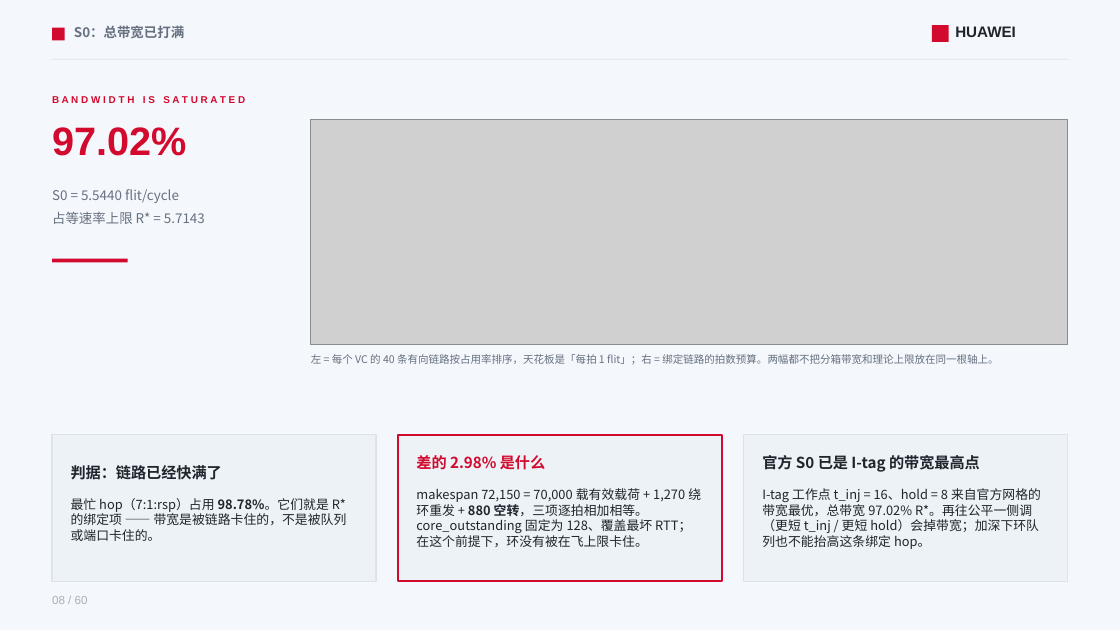
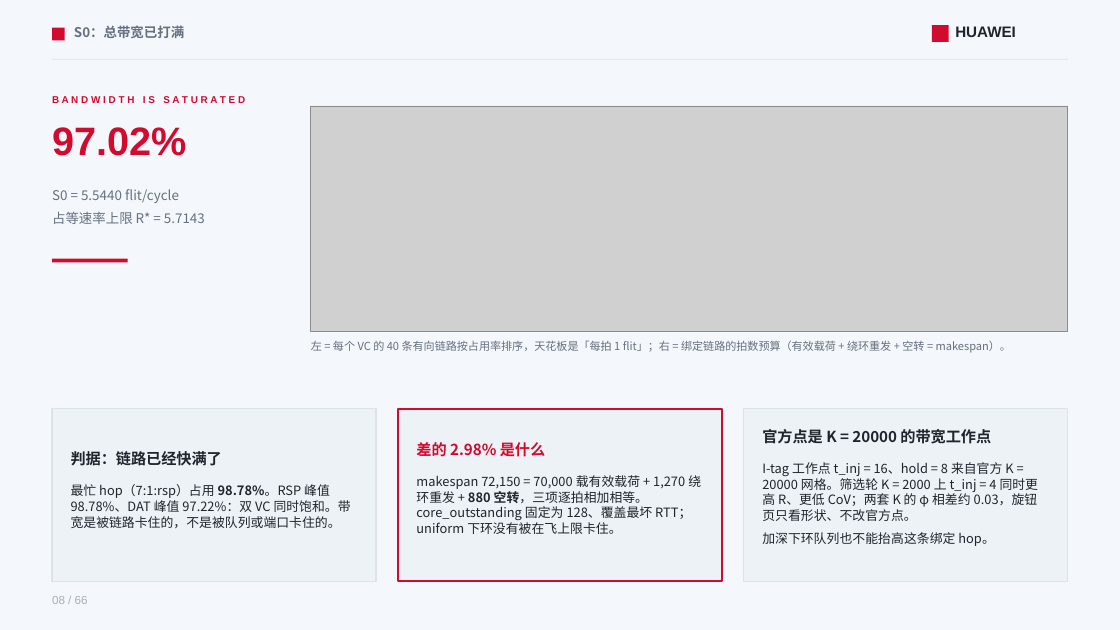
Before and after one commit to lukebest/booksim2, a slide deck: slide 8 of ppt/ring2-write-fairness.pptx. Drawn at 1120x630 pixels with LibreOffice and Linux fonts; fonts in the diff are those of the drawing; grey boxes stand for pictures. Boxes give left, top, right and bottom in pixels: in the first picture for what was removed or moved away, otherwise in the second. Text is boxed around its words. In the diff, an @@ line names an element or a change of style, - is before the commit and + after.

```diff
--- a/ppt/ring2-write-fairness.pptx
+++ b/ppt/ring2-write-fairness.pptx
@@ text at [311,340,1011,353]: text changed; size 9 to 9.5 pt @@
-左 = 每个 VC 的 40 条有向链路按占用率排序，天花板是「每拍 1 flit」；右 = 绑定链路的拍数预算。两幅都不把分箱带宽和理论上限放在同一根轴上。
+左 = 每个 VC 的 40 条有向链路按占用率排序，天花板是「每拍 1 flit」；右 = 绑定链路的拍数预算（有效载荷 + 绕环重发 + 空转 = makespan）。
@@ rectangle: place and size @@
-rectangle at [52,435,376,581]
+rectangle at [52,409,376,581]
@@ rectangle: place and size @@
-rectangle at [398,435,723,581]
+rectangle at [398,409,723,581]
@@ rectangle: place and size @@
-rectangle at [744,435,1069,581]
+rectangle at [744,409,1069,581]
@@ 2 texts, 1 picture: place and size @@
-2 texts, 1 picture at [71,119,1068,480]
+2 texts, 1 picture at [71,106,1068,466]
@@ text at [762,429,991,444]: text changed @@
-官方 S0 已是 I-tag 的带宽最高点
+官方点是 K = 20000 的带宽工作点
@@ text at [416,475,701,534]: text changed @@
-makespan 72,150 = 70,000 载有效载荷 + 1,270 绕环重发 + 880 空转，三项逐拍相加相等。core_outstanding 固定为 128、覆盖最坏 RTT；在这个前提下，环没有被在飞上限卡住。
+makespan 72,150 = 70,000 载有效载荷 + 1,270 绕环重发 + 880 空转，三项逐拍相加相等。core_outstanding 固定为 128、覆盖最坏 RTT；uniform 下环没有被在飞上限卡住。
@@ text at [762,462,1039,546]: text changed @@
-I-tag 工作点 t_inj = 16、hold = 8 来自官方网格的带宽最优，总带宽 97.02% R*。再往公平一侧调（更短 t_inj / 更短 hold）会掉带宽；加深下环队列也不能抬高这条绑定 hop。
+I-tag 工作点 t_inj = 16、hold = 8 来自官方 K = 20000 网格。筛选轮 K = 2000 上 t_inj = 4 同时更高 R、更低 CoV；两套 K 的 φ 相差约 0.03，旋钮页只看形状、不改官方点。
+加深下环队列也不能抬高这条绑定 hop。
@@ text at [71,484,351,528]: text changed @@
-最忙 hop（7:1:rsp）占用 98.78%。它们就是 R* 的绑定项 —— 带宽是被链路卡住的，不是被队列或端口卡住的。
+最忙 hop（7:1:rsp）占用 98.78%。RSP 峰值 98.78%、DAT 峰值 97.22%：双 VC 同时饱和。带宽是被链路卡住的，不是被队列或端口卡住的。
```
Also in this commit, not shown: 57 other slides changed, 7 slides added, 1 slide removed, 10 other files.
